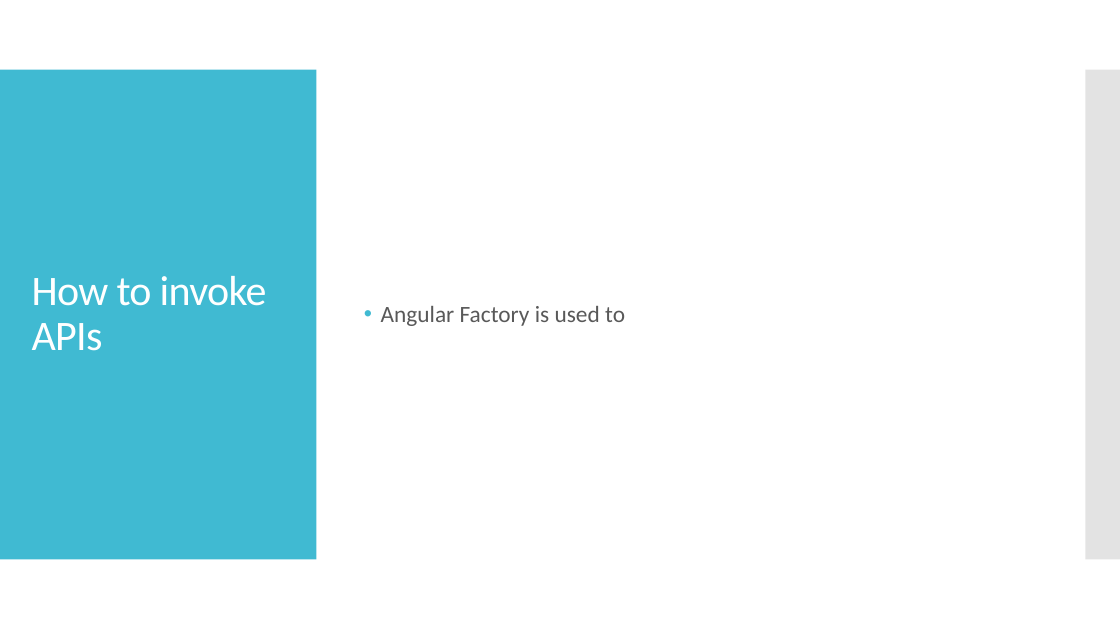
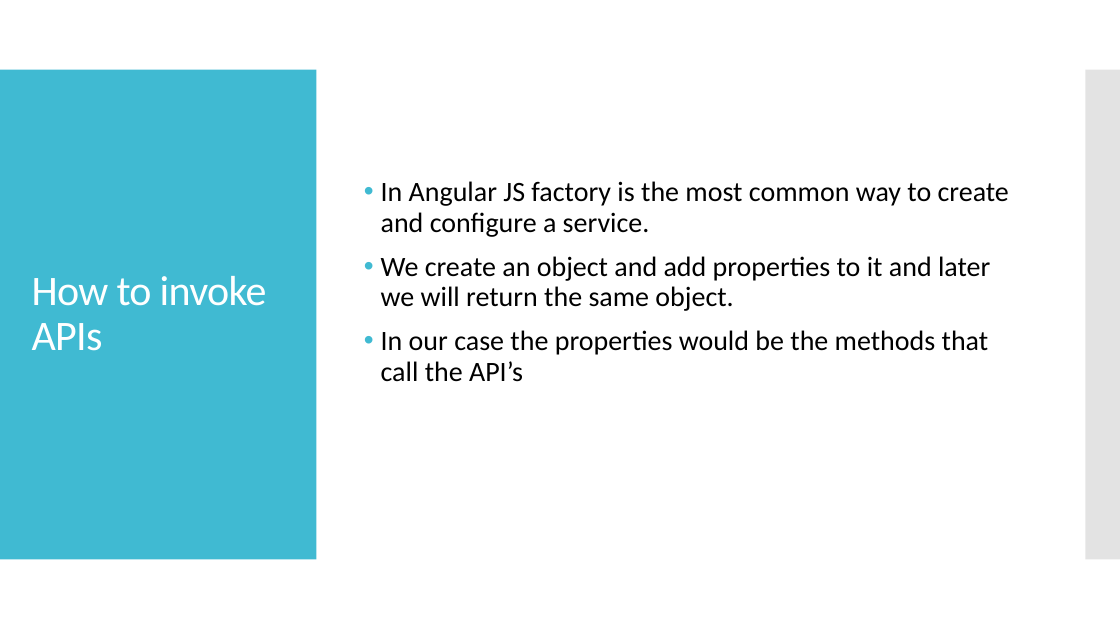
Before and after one commit to webelf000/angular_sample_app, a slide deck: slide 14 of Angular JS - Workshop.pptx. Drawn at 1120x630 pixels with LibreOffice and Linux fonts; fonts in the diff are those of the drawing. Boxes give left, top, right and bottom in pixels: in the first picture for what was removed or moved away, otherwise in the second. Text is boxed around its words. In the diff, an @@ line names an element or a change of style, - is before the commit and + after.

```diff
--- a/Angular JS - Workshop.pptx
+++ b/Angular JS - Workshop.pptx
@@ text at bbox=[381, 181, 1009, 382]: text changed; size 20 to 24 pt; text colour #595959 to #000000 @@
-• Angular Factory is used to
+• In Angular JS factory is the most common way to create and configure a service.
+• We create an object and add properties to it and later we will return the same object.
+• In our case the properties would be the methods that call the API’s
```
Also in this commit, not shown: 1 other slide changed, 1 slide added, 1 other file.
